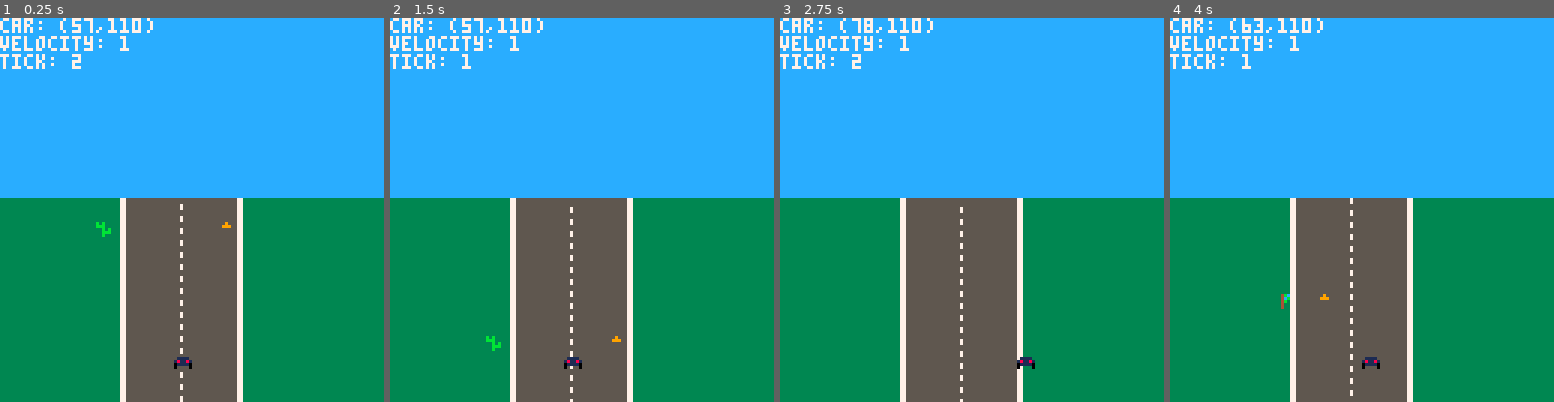
Above: before the commit, frames 1-4 (left to right).
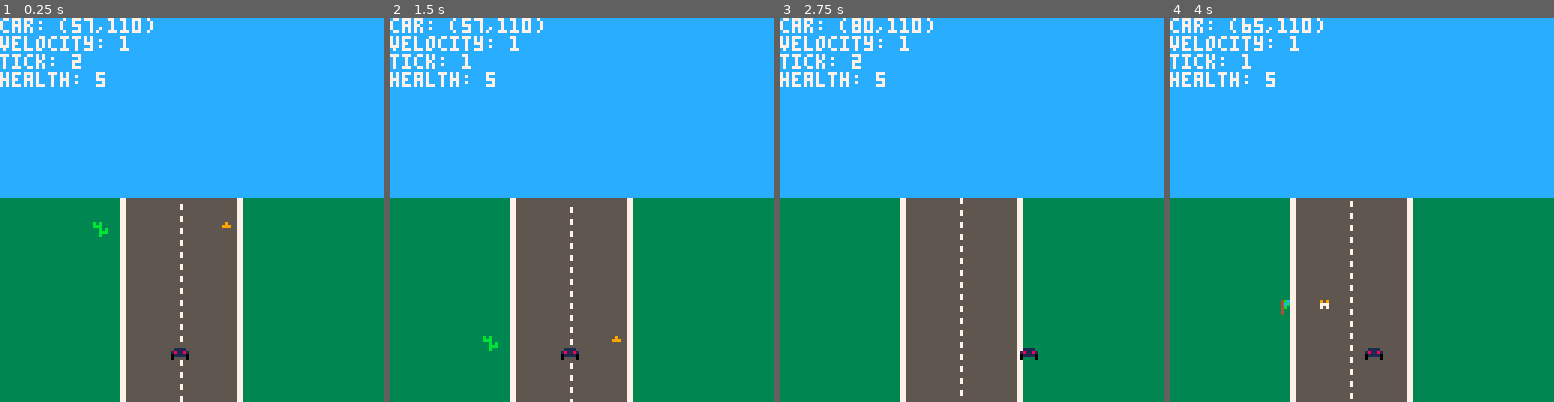
Above: after the commit, the same moments.

Repository: whoisjake/pico-8-carts
Game: PICO-8 cartridge car.p8
The game is run twice, just before and just after one commit, with the same random seed, the same clock (stepped at 60 frames per second) and the same inputs.
Inputs:
- Up to frame 1 (0.25 s): no input
- Up to frame 2 (1.5 s): no input
- Up to frame 3 (2.75 s): hold Right 1.6-2.1 s; hold Up 2.15-2.42 s; hold Right from 2.47 s (still down)
- Up to frame 4 (4 s): release Right at 3.03 s; hold Left 3.08-3.58 s; hold Down 3.63-3.97 s

The runs differ from the first frame. In frame 1, 0.7% of the frame differs, in the area x 0-50%, y 14-92%; in frame 2, 0.7%; in frame 3, 0.9%; in frame 4, 1.0%, in the area x 0-56%, y 0-100%.

Commit message:
Added health, collision detection, and fire

Diff:
--- a/car.p8
+++ b/car.p8
@@ -7,6 +7,10 @@
 car.y = 110
 car.v = 1
 car.s = 1
+car.width = 5
+car.height = 4
+car.health = 5
+car.burning = false
 
 // lines
 lines = {}
@@ -45,7 +49,7 @@
  end
 end
 
-function shift_road()
+function move_road()
  if(car.v == 3) then lines.offset += 1 end
  if(car.v == 2 and tick < 2) then lines.offset += 1 end
  if(car.v == 1 and tick == 0) then lines.offset += 1 end
@@ -54,10 +58,13 @@
 end
 
 function random_baddie()
-	return flr(rnd(3) + 3)
-end
-
-function shift_baddies()
+	r = rnd(100)
+	if (r > 66) then return 3 end
+	if (r > 33) then return 4 end
+	return 5
+end
+
+function move_baddies()
 	for baddie in all(baddies) do
 		baddie.y += car.v
 		if (baddie.y > 127) then
@@ -69,47 +76,86 @@
 end
 
 function random_thing()
-	if (rnd(100) > 50) then
-		return 8
-	else
-		return 9
-	end
-end
-
-function shift_scenery()
+	if (rnd(100) > 50) then return 8 end
+	return 9
+end
+
+function move_scenery()
 	for thing in all(scenery) do
 		thing.y += car.v
 		if (thing.y > 127) then
-			thing.s = random_thing
+			thing.s = random_thing()
 			thing.y = -100
 			thing.x = flr(rnd(40))
 		end
 	end
 end
 
-function shift_car()
-	if(btn(0)) then car.x -= 1 end
- if(btn(1)) then car.x += 1 end
- if(btnp(2)) then car.v += 1 end
- if(btnp(3)) then car.v -= 1 end
-
+function car_collision(baddie)
+	c_box = {}
+	c_box.t_x = car.x
+	c_box.t_y = car.y
+	c_box.b_x = car.x + car.width
+	c_box.b_y = car.y + car.height
+
+	b_box = {}
+	b_box.t_x = baddie.x
+	b_box.t_y = baddie.y
+	b_box.b_x = baddie.x + 5
+	b_box.b_y = baddie.y + 5
+
+	if ((c_box.t_x <= b_box.b_x) and (c_box.b_x >= b_box.t_x) and (c_box.t_y <= b_box.b_y) and (c_box.b_y >= b_box.t_y)) then
+	    return true
+	end
+
+	return false
+end
+
+function move_car()
+	if (car.health > 0) then
+		if(btn(0)) then car.x -= 1 end
+ 	if(btn(1)) then car.x += 1 end
+ 	if(btnp(2)) then car.v += 1 end
+ 	if(btnp(3)) then car.v -= 1 end
+	end
+
+	// collisions
+	for baddie in all(baddies) do
+		if (car_collision(baddie)) then
+			car.health -= 1
+			car.v = 1
+		end
+	end
+
+	// limit x
+ if(car.x > 80) then car.x = 80 end
+ if(car.x < 35) then car.x = 35 end
+
+	// slows on side
+	if(car.x > 75) then car.v = 1 end
+ if(car.x < 40) then car.v = 1 end
+
+ // limit velocity
  if(car.v < 1)  then car.v = 1  end
  if(car.v > 3)  then car.v = 3  end
 
- if(car.x > 73) then car.v = 1 end
- if(car.x < 40) then car.v = 1 end
- if(car.x > 78) then car.x = 78 end
- if(car.x < 35) then car.x = 35 end
+
+	// health
+	if (car.health < 1) then
+		car.v = 0
+		car.s = 17 // burning
+		car.health = 0
+	end
 end
 
 function _update()
  tick += 1
  if(tick > 2) then tick = 0 end
 
-	shift_road()
-	shift_car()
-	shift_scenery()
-	shift_baddies()
+	move_road()
+	move_scenery()
+	move_baddies()
+	move_car()
 end
 
 function draw_sky()
@@ -145,40 +191,40 @@
 
 function draw_car()
  spr(car.s,car.x,car.y)
-
  print("car: ("..car.x..","..car.y..")")
  print("velocity: "..car.v)
  print("tick: "..tick)
+ print("health: "..car.health)
 end
 
 function _draw()
- cls()
+	cls()
  palt(2,true)  // purple should be transparent
  palt(0,false) // we like black, draw black
  draw_sky()
  draw_ground()
  draw_scenery()
  draw_road()
+ draw_baddies()
  draw_car()
- draw_baddies()
 end
 __gfx__
-00000000222222227222222229222222929222222000222287787787787787784bcb22222b2b2222000000000000000000000000000000000000000000000000
-00000000222222227222222299922222777222220000022278778778877877874cb222222bbb2222000000000000000000000000000000000000000000000000
-00000000222222222222222222222222727222222000002287787787787787784b222222222b2b22000000000000000000000000000000000000000000000000
-000000002211112222222222222222222222222220000022222222222222222242222222222bbb22000000000000000000000000000000000000000000000000
-000000002181181272222222222222222222222222000022222222222222222242222222222b2222000000000000000000000000000000000000000000000000
-00000000201111027222222222222222222222222220200222222222222222222222222222222222000000000000000000000000000000000000000000000000
-00000000202222022222222222222222222222222222220222222222222222222222222222222222000000000000000000000000000000000000000000000000
+00000000211112227222222229222222929222222022222287787787787787784bcb2222b2b22222000000000000000000000000000000000000000000000000
+00000000181181227222222299922222777222220002222278778778877877874cb22222bbb22222000000000000000000000000000000000000000000000000
+00000000011110222222222222222222727222222002222287787787787787784b22222222b2b222000000000000000000000000000000000000000000000000
+00000000022220222222222222222222222222222222222222222222222222224222222222bbb222000000000000000000000000000000000000000000000000
+00000000222222227222222222222222222222222222222222222222222222224222222222b22222000000000000000000000000000000000000000000000000
+00000000222222227222222222222222222222222222222222222222222222222222222222222222000000000000000000000000000000000000000000000000
 00000000222222222222222222222222222222222222222222222222222222222222222222222222000000000000000000000000000000000000000000000000
-00000000000000000000000000000000000000000000000000000000000000000000000000000000000000000000000000000000000000000000000000000000
-00000000000000000000000000000000000000000000000000000000000000000000000000000000000000000000000000000000000000000000000000000000
-00000000000000000000000000000000000000000000000000000000000000000000000000000000000000000000000000000000000000000000000000000000
-00000000000000000000000000000000000000000000000000000000000000000000000000000000000000000000000000000000000000000000000000000000
-00000000000000000000000000000000000000000000000000000000000000000000000000000000000000000000000000000000000000000000000000000000
-00000000000000000000000000000000000000000000000000000000000000000000000000000000000000000000000000000000000000000000000000000000
-00000000000000000000000000000000000000000000000000000000000000000000000000000000000000000000000000000000000000000000000000000000
-00000000000000000000000000000000000000000000000000000000000000000000000000000000000000000000000000000000000000000000000000000000
+00000000222222222222222222222222222222222222222222222222222222222222222222222222000000000000000000000000000000000000000000000000
+000000002a8a22220000000000000000000000000000000000000000000000000000000000000000000000000000000000000000000000000000000000000000
+00000000987892220000000000000000000000000000000000000000000000000000000000000000000000000000000000000000000000000000000000000000
+00000000877782220000000000000000000000000000000000000000000000000000000000000000000000000000000000000000000000000000000000000000
+00000000222222220000000000000000000000000000000000000000000000000000000000000000000000000000000000000000000000000000000000000000
+00000000222222220000000000000000000000000000000000000000000000000000000000000000000000000000000000000000000000000000000000000000
+00000000222222220000000000000000000000000000000000000000000000000000000000000000000000000000000000000000000000000000000000000000
+00000000222222220000000000000000000000000000000000000000000000000000000000000000000000000000000000000000000000000000000000000000
+00000000222222220000000000000000000000000000000000000000000000000000000000000000000000000000000000000000000000000000000000000000
 00000000000000000000000000000000000000000000000000000000000000000000000000000000000000000000000000000000000000000000000000000000
 00000000000000000000000000000000000000000000000000000000000000000000000000000000000000000000000000000000000000000000000000000000
 00000000000000000000000000000000000000000000000000000000000000000000000000000000000000000000000000000000000000000000000000000000
